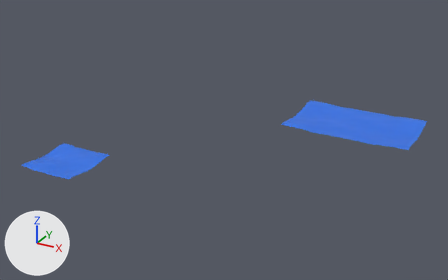
Renders of the OBJ model frontend/public/models/character/village_lake.obj from each side of a commit.
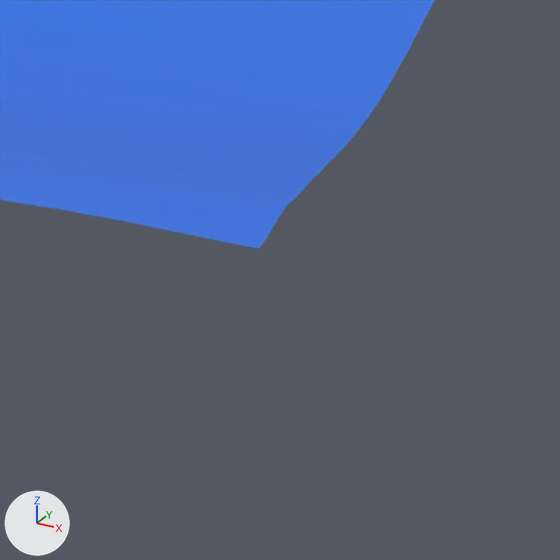
The first picture shows the older version from a camera (50 mm lens) standing at (21.0, -37.0, 21.1) and looking at (0.0, 1.2, 2.0). The close-ups show both versions on the part from 86% to 97% of the width and 46% to 63% of the height of that picture; other places that the commit changed are outside them. Lighting does not change. The marker at lower left points along +X, +Y and +Z. Where no turn or scale is listed for an object, it has been applied to the vertices.

The first close-up shows '平面.001'.
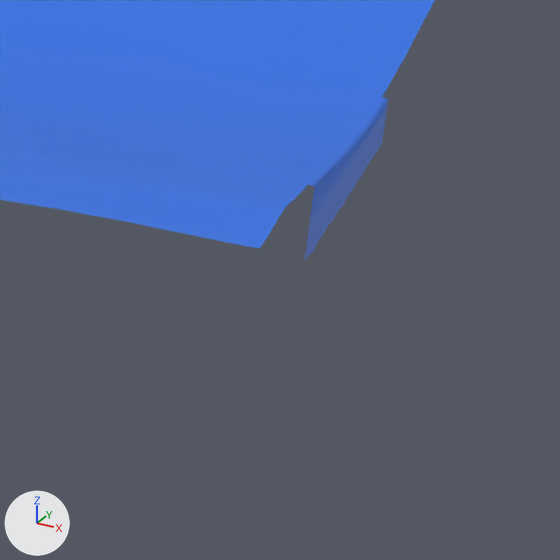
The newer file is also turned or shifted as a whole; pictures and numbers use the older file's frame.

What differs and where, as boxes [x1, y1, x2, y2] in the close-ups (560 x 560 px):
'平面.001', reshaped: before [0, 0, 435, 248]; after [0, 0, 435, 260]
part 1 of me_平面_001, added (blue): after [305, 98, 388, 260]

The change, as a diff of the scene's bpy script:
```diff
--- a/frontend/public/models/character/village_lake.obj.py
+++ b/frontend/public/models/character/village_lake.obj.py
@@ me_平面_001 @@
 # used by ob_平面_001; location = (0.0, 0.0, 0.0)
-me_平面_001.from_pydata(...)  # 2500 vertices, 4802 faces; spans x 2.46..12.76, y 6.16..12.74, z 1.64..2.06
+me_平面_001.from_pydata(...)  # 2551 vertices, 4850 faces; spans x 2.46..12.8, y 6.16..12.74, z 1.34..2.06
+# me_平面_001 part 1
+# 28 vertices are added at x 12.8, y 7.49..9.66, z 1.34..1.89
+# 14 new vertices lie (0.05, 0.0, 0.0) away from vertices in x 12.75, y 7.49..9.66, z 1.69..1.9
+# 9 new vertices lie (0.0, 0.0, 0.24) away from vertices in x 12.8, y 7.49..9.11, z 1.34..1.38
+# 48 new faces join them
 me_平面_001.materials.append(mat_マテリアル_001)
```
